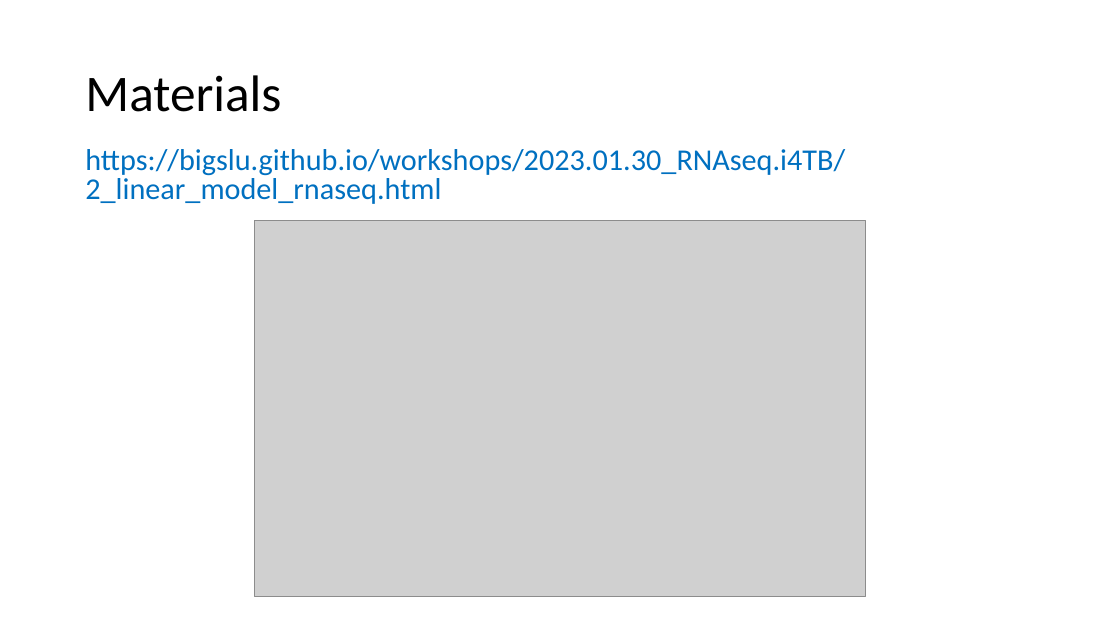
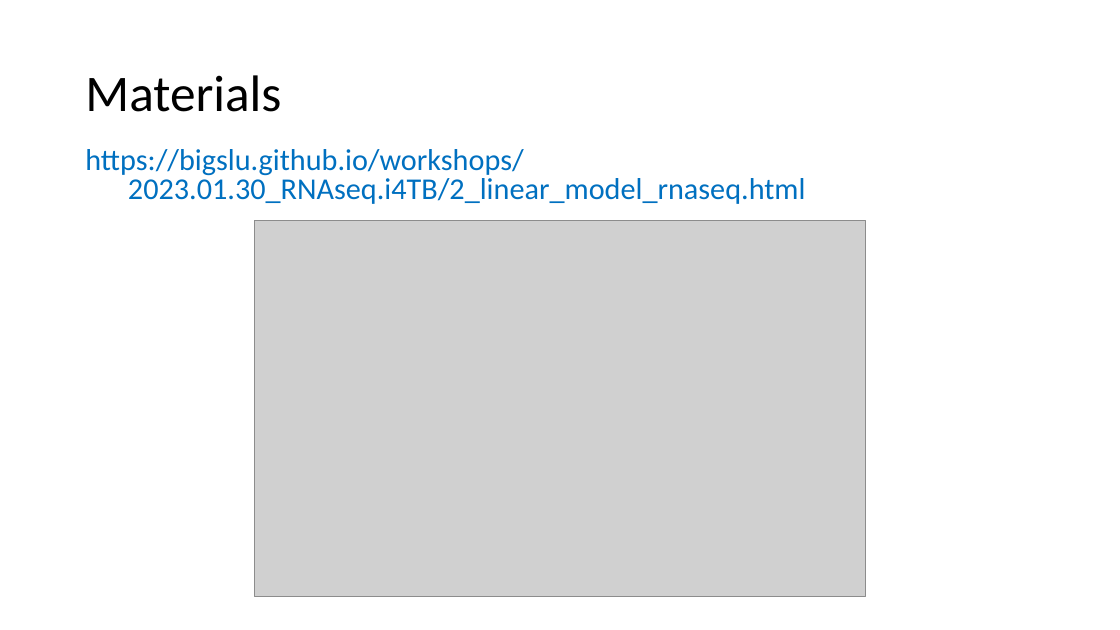
Before and after one commit to BIGslu/workshops, a slide deck: slide 7 of 2023.01.30_RNAseq.i4TB/welcome.pptx. Drawn at 1120x630 pixels with LibreOffice and Linux fonts; fonts in the diff are those of the drawing; grey boxes stand for pictures. Boxes give left, top, right and bottom in pixels: in the first picture for what was removed or moved away, otherwise in the second. Text is boxed around its words. In the diff, an @@ line names an element or a change of style, - is before the commit and + after.

```diff
--- a/2023.01.30_RNAseq.i4TB/welcome.pptx
+++ b/2023.01.30_RNAseq.i4TB/welcome.pptx
@@ text "https://bigslu.github.io/workshops/2023.01.30_RNAseq.i4TB/2_ ..." at (85, 149, 806, 204): indent changed @@
```
Also in this commit, not shown: 5 other slides changed, 1 slide removed.
